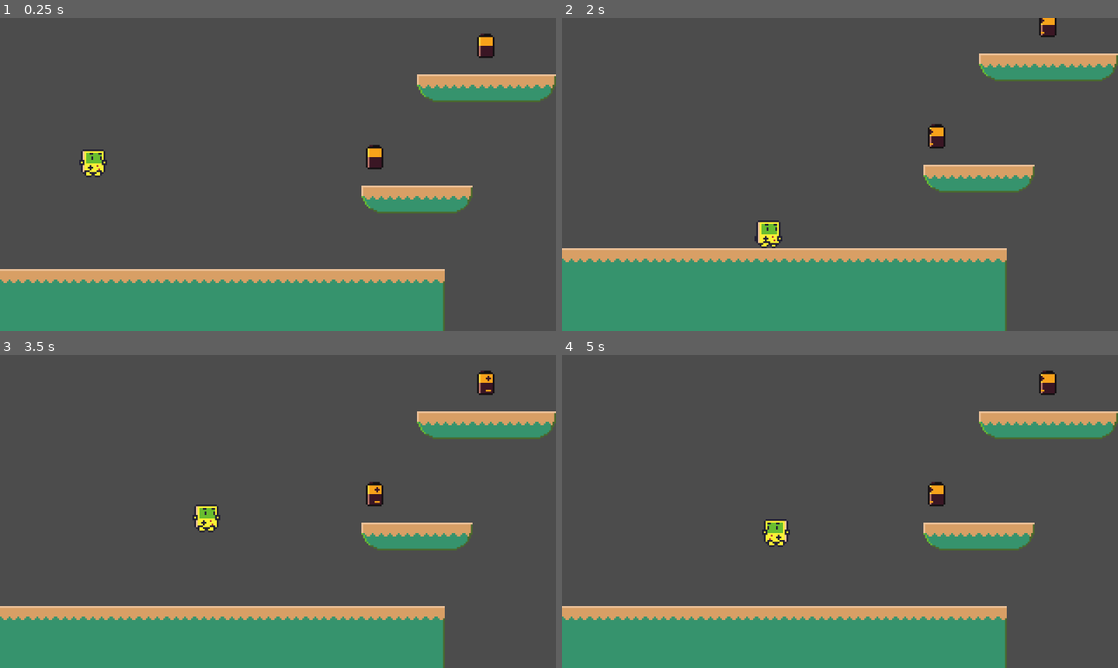
Above: before the commit, frames 1-4 (two rows, left to right).
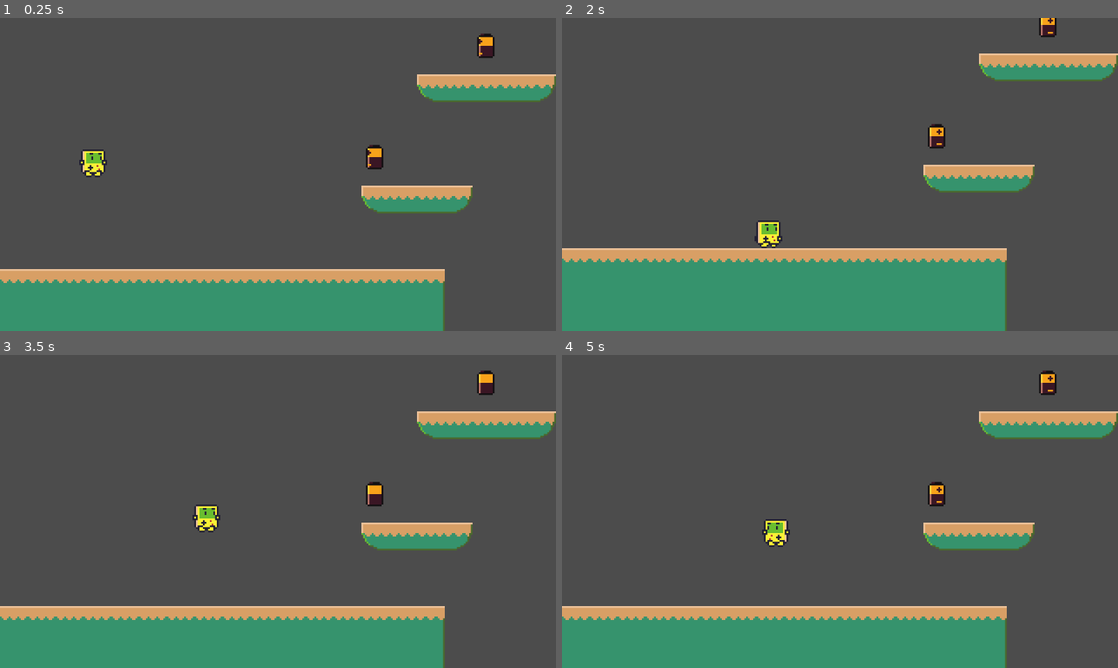
Above: after the commit, the same moments.

Repository: fuzhouch/colin-platformer-project
Game: Godot game, scene res://Level1.tscn
Two runs of this game, one before a commit and one after it. Both use one fixed random seed, a clock stepped at 60 frames per second and the inputs below. The project has no main scene, so this scene is started directly.
Inputs:
- Up to frame 1 (0.25 s): no input
- Up to frame 2 (2 s): hold Right (ui_right) from 0.53 s (still down); tap Up (ui_up) at 0.77, 1.52 s
- Up to frame 3 (3.5 s): release Right (ui_right) at 2.03 s; hold Left (ui_left) 2.03-2.78 s; hold Right (ui_right) from 2.78 s (still down); tap Up (ui_up) at 3.02 s
- Up to frame 4 (5 s): tap Up (ui_up) at 3.77, 4.52 s; release Right (ui_right) at 4.28 s; hold Left (ui_left) from 4.28 s (still down)

The runs differ from the first frame. In frame 1, less than 0.1% of the frame differs, in the area x 66-87%, y 6-48%; in frame 2, less than 0.1%, in the area x 66-89%, y 0-41%; in frame 3, less than 0.1%; in frame 4, less than 0.1%.

Commit message:
[NEW] Session 11: Key frame animation.

Diff:
--- a/Battery.gd
+++ b/Battery.gd
@@ -4,5 +4,10 @@
 func _ready():
 	pass # Replace with function body.
 
-func _on_Battery_body_entered(_body):
+func _on_Battery_body_entered(body):
+	$AnimationPlayer.play("BatteryBounce")
+	body.add_coin()
+
+
+func _on_AnimationPlayer_animation_finished(anim_name):
 	queue_free()
--- a/Battery.tscn
+++ b/Battery.tscn
@@ -6,19 +6,52 @@
 [sub_resource type="RectangleShape2D" id=1]
 extents = Vector2( 21, 21 )
 
+[sub_resource type="Animation" id=2]
+resource_name = "BatteryBounce"
+length = 0.75
+tracks/0/type = "value"
+tracks/0/path = NodePath("AnimatedSprite:position")
+tracks/0/interp = 1
+tracks/0/loop_wrap = true
+tracks/0/imported = false
+tracks/0/enabled = true
+tracks/0/keys = {
+"times": PoolRealArray( 0, 0.5, 0.7 ),
+"transitions": PoolRealArray( 1, 1, 1 ),
+"update": 0,
+"values": [ Vector2( 0, 0 ), Vector2( 0, -96 ), Vector2( 0, -64 ) ]
+}
+
+[sub_resource type="Animation" id=3]
+length = 0.001
+tracks/0/type = "value"
+tracks/0/path = NodePath("AnimatedSprite:position")
+tracks/0/interp = 1
+tracks/0/loop_wrap = true
+tracks/0/imported = false
+tracks/0/enabled = true
+tracks/0/keys = {
+"times": PoolRealArray( 0 ),
+"transitions": PoolRealArray( 1 ),
+"update": 0,
+"values": [ Vector2( 0, 0 ) ]
+}
+
 [node name="Battery" type="Area2D"]
 collision_layer = 8
 script = ExtResource( 2 )
-__meta__ = {
-"_edit_group_": true
-}
-
-[node name="AnimatedSprite" type="AnimatedSprite" parent="."]
-frames = ExtResource( 1 )
-frame = 1
-playing = true
 
 [node name="CollisionShape2D" type="CollisionShape2D" parent="."]
 shape = SubResource( 1 )
 
+[node name="AnimatedSprite" type="AnimatedSprite" parent="."]
+frames = ExtResource( 1 )
+animation = "spin"
+playing = true
+
+[node name="AnimationPlayer" type="AnimationPlayer" parent="."]
+anims/BatteryBounce = SubResource( 2 )
+anims/RESET = SubResource( 3 )
+
 [connection signal="body_entered" from="." to="." method="_on_Battery_body_entered"]
+[connection signal="animation_finished" from="AnimationPlayer" to="." method="_on_AnimationPlayer_animation_finished"]
--- a/Level1.tscn
+++ b/Level1.tscn
@@ -48,7 +48,6 @@
 
 [node name="Steve" parent="." instance=ExtResource( 2 )]
 position = Vector2( 216, 314 )
-collision_mask = 62
 
 [node name="Camera2D" type="Camera2D" parent="Steve"]
 position = Vector2( 0, -136 )
@@ -81,12 +80,21 @@
 
 [node name="Battery1" parent="." instance=ExtResource( 3 )]
 position = Vector2( 864, 319 )
+__meta__ = {
+"_edit_group_": true
+}
 
 [node name="Battery2" parent="." instance=ExtResource( 3 )]
 position = Vector2( 1120, 63 )
+__meta__ = {
+"_edit_group_": true
+}
 
 [node name="Battery3" parent="." instance=ExtResource( 3 )]
 position = Vector2( 2624, 127 )
+__meta__ = {
+"_edit_group_": true
+}
 
 [connection signal="body_entered" from="GameOverDetectArea2D" to="Steve" method="_on_GameOverDetectArea2D_body_entered"]
 [connection signal="body_entered" from="GameWinDetectArea2D" to="Steve" method="_on_GameWinDetectArea2D_body_entered"]
--- a/Steve.gd
+++ b/Steve.gd
@@ -2,6 +2,7 @@
 
 var in_double_jump = false
 var velocity = Vector2(0, 0)
+var coin = 0
 
 # The constants here needs to be tuned, computing
 # with size of screen and floors.
@@ -64,6 +65,13 @@
 	# Lerp = Linear interpolation
 	# 0.1 = 10%
 
+	# If you wanna take action when coin
+	# is collected, e.g., move to next level,
+	# Colin says we may consider doing something here.
+	# However I don't quite like this idea
+	# as this function is called every frame.
+	# Let's think about it for a better place.
+
 # This signal is triggered Steve enters this area (fall under cliff).
 func _on_GameOverDetectArea2D_body_entered(_body):
 	print("Game over!")
@@ -79,3 +87,11 @@
 	else:
 		var _ignore = get_tree().change_scene("res://Level1.tscn")
 	return
+
+# This function is called from Battery.gd
+# in body_entered() signal. In fact GDScript
+# allows calling body.coin from Battery.gd, but
+# using method is better for clean interface.
+func add_coin():
+	coin = coin + 1
+	print("coin collected: ", coin)
--- a/battery_spriteframes.tres
+++ b/battery_spriteframes.tres
@@ -8,6 +8,6 @@
 animations = [ {
 "frames": [ ExtResource( 1 ), ExtResource( 2 ), ExtResource( 3 ) ],
 "loop": true,
-"name": "default",
+"name": "spin",
 "speed": 5.0
 } ]
Not shown: 1 places in Battery.tscn that only renumber resources
